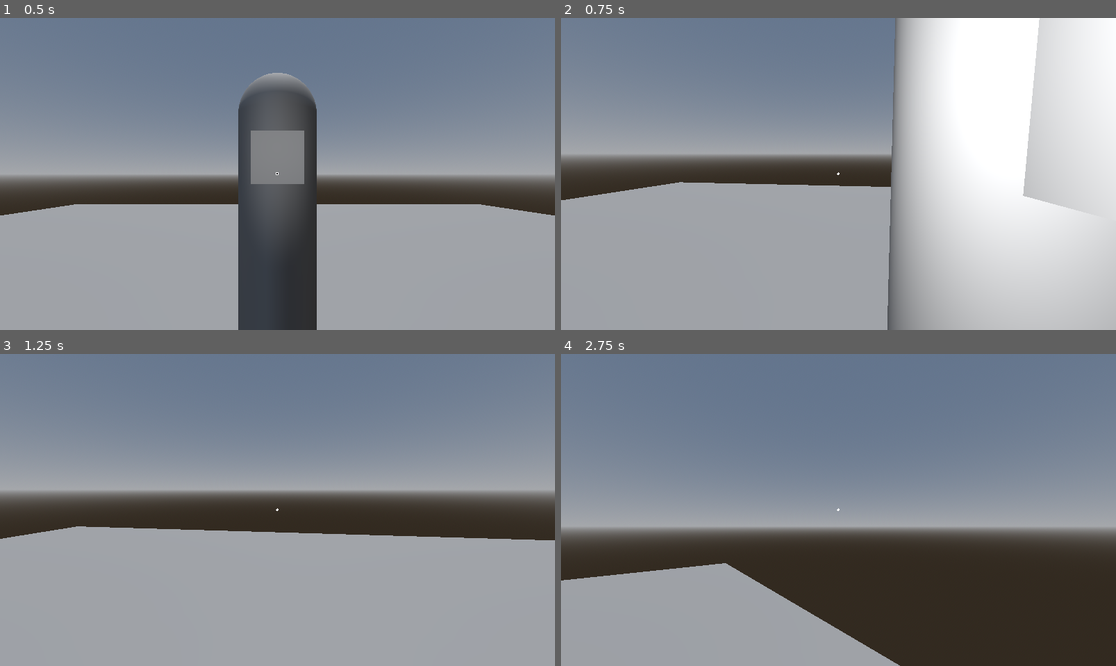
Above: before the commit, frames 1-4 (two rows, left to right).
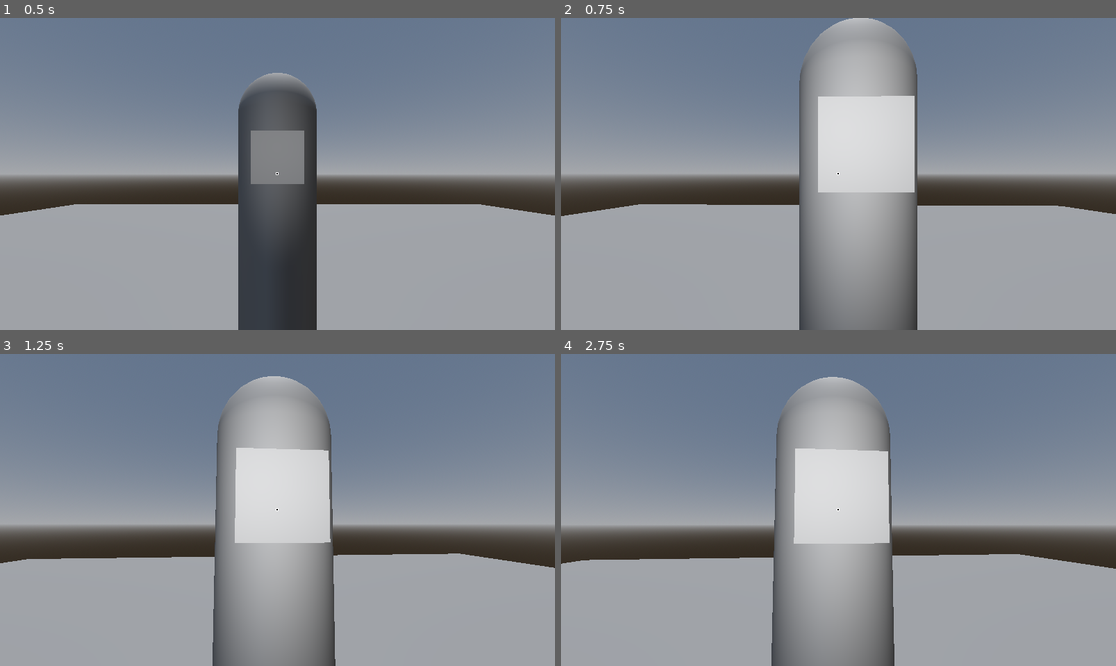
Above: after the commit, the same moments.

Repository: derpen/Godot-Dialogue-System
Game: Godot game, scene res://scene/main.tscn
Same seed, same stepped clock (60 frames per second), same inputs: the game is played once before the commit and once after it.
Inputs (mouse positions are in pixels of both pictures, inside the frame that each line leads up to):
- Up to frame 1 (0.5 s): no input
- Up to frame 2 (0.75 s): tap Enter at 0.5 s; move the mouse to (832, 180) at 0.52 s; hold W (move_forward) from 0.53 s (still down); click (832, 180) at 0.6 s
- Up to frame 3 (1.25 s): keep holding W (move_forward)
- Up to frame 4 (2.75 s): keep holding W (move_forward); move the mouse to (877, 513) at 1.27 s; click (877, 513) at 1.35 s; move the mouse to (794, 506) at 2.02 s; tap Q at 2.1 s; click (794, 506) at 2.3 s

Frame 1 is identical in both runs. In frame 2, 57% of the frame differs, in the area x 0-100%, y 0-100%; in frame 3, 33%; in frame 4, 33%.
Error before the commit: Parse Error: Could not find type "Action" in the current scope. (res://interactable/interactable.gd:32)
Error after the commit: Invalid access to property or key 'dialogues' on a base object of type 'Node (Interactable)'. (res://player/interact_handler.gd:79)

Commit message:
Cleaning up before moving on to actually implementing the Interaction system

Diff:
--- a/interactable/chair.tscn
+++ b/interactable/chair.tscn
@@ -1,7 +1,87 @@
-[gd_scene load_steps=5 format=3 uid="uid://dgwydnjkbagj5"]
+[gd_scene load_steps=6 format=3 uid="uid://dgwydnjkbagj5"]
 
 [ext_resource type="PackedScene" uid="uid://b55ybw77u563" path="res://interactable/interactable.tscn" id="1_cpyd4"]
 [ext_resource type="PackedScene" uid="uid://t5x38d5w0gmf" path="res://interactable/interactable_action.tscn" id="2_btrd3"]
+
+[sub_resource type="GDScript" id="GDScript_btrd3"]
+script/source = "@tool
+class_name PossibleActions extends Resource
+
+enum ACTION_TYPE { NORMAL_DIALOGUE, CHOICE, ITEM }
+
+@export var action_type : ACTION_TYPE:
+	set(new_action_type):
+		action_type = new_action_type ## Needed?
+		notify_property_list_changed()
+
+
+var dialogues : Array[String]
+
+## Choice related
+## key would be choices, value would be the next Action to call
+## key would be shown as label for Choice Buttons in Player.tscn
+var choices : Dictionary[String, PossibleActions]
+
+
+## Item related
+## Will always check before giving
+## if item already given, move on to the next action (if any)
+var item_to_check : String
+var item_to_give : String
+var dialogues_item_check_fail : Array[String]
+var dialogues_item_check_success : Array[String]
+
+var has_given_item : bool = false ## If item given already, will just skip this
+
+
+## Conditional export voodoo (why tf is this so complicated)
+func _get_property_list():
+	if Engine.is_editor_hint():
+		var ret : Array[Dictionary] = []
+		if action_type == ACTION_TYPE.NORMAL_DIALOGUE:
+			ret.append({
+				\"name\": &\"dialogues\",
+				\"type\": TYPE_ARRAY,
+				\"hint_string\" : \"%d/%d:\" % [TYPE_STRING, PROPERTY_HINT_MULTILINE_TEXT],
+				\"usage\": PROPERTY_USAGE_EDITOR | PROPERTY_USAGE_STORAGE | PROPERTY_USAGE_SCRIPT_VARIABLE
+			})
+
+		if action_type == ACTION_TYPE.CHOICE:
+			ret.append({
+				\"name\": &\"choices\",
+				\"type\": TYPE_DICTIONARY,
+				\"hint\": PROPERTY_HINT_DICTIONARY_TYPE,
+				# \"hint_string\" : \"4:;24/17:PossibleActions\", ## Same thing as below, this one is just less readable
+				\"hint_string\" : \"%d:;%d/%d:PossibleActions\" % [TYPE_STRING, TYPE_OBJECT, PROPERTY_HINT_RESOURCE_TYPE],
+				\"usage\": PROPERTY_USAGE_EDITOR | PROPERTY_USAGE_STORAGE | PROPERTY_USAGE_SCRIPT_VARIABLE
+			})
+
+		if action_type == ACTION_TYPE.ITEM:
+			ret.append({
+				\"name\": &\"item_to_check\",
+				\"type\": TYPE_STRING,
+				\"usage\": PROPERTY_USAGE_DEFAULT,
+			})
+			ret.append({
+				\"name\": &\"item_to_give\",
+				\"type\": TYPE_STRING,
+				\"usage\": PROPERTY_USAGE_DEFAULT,
+			})
+			ret.append({
+				\"name\": &\"dialogues_item_check_fail\",
+				\"type\": TYPE_ARRAY,
+				\"hint_string\" : \"%d/%d:\" % [TYPE_STRING, PROPERTY_HINT_MULTILINE_TEXT],
+				\"usage\": PROPERTY_USAGE_EDITOR | PROPERTY_USAGE_STORAGE | PROPERTY_USAGE_SCRIPT_VARIABLE
+			})
+			ret.append({
+				\"name\": &\"dialogues_item_check_success\",
+				\"type\": TYPE_ARRAY,
+				\"hint_string\" : \"%d/%d:\" % [TYPE_STRING, PROPERTY_HINT_MULTILINE_TEXT],
+				\"usage\": PROPERTY_USAGE_EDITOR | PROPERTY_USAGE_STORAGE | PROPERTY_USAGE_SCRIPT_VARIABLE
+			})
+
+		return ret
+"
 
 [sub_resource type="BoxShape3D" id="BoxShape3D_ljj7u"]
 
@@ -15,7 +95,8 @@
 focus_target = NodePath("../FocusTarget")
 
 [node name="InteractableAction" parent="Interactable" instance=ExtResource("2_btrd3")]
-dialogues = Array[String]([])
+action_type = 1
+choices = Dictionary[String, SubResource("GDScript_btrd3")]({})
 
 [node name="CollisionShape3D" type="CollisionShape3D" parent="."]
 transform = Transform3D(1, 0, 0, 0, 1, 0, 0, 0, 1, 0, 0.5, 0)
--- a/interactable/interactable.gd
+++ b/interactable/interactable.gd
@@ -29,7 +29,7 @@
 
 func _start_interact() -> void:
 	for child in get_children():
-		if child is Action:
+		if child is InteractableAction:
 			is_being_interacted = true ## TODO: Turn this off later
 			child._start_action()
 
@@ -45,7 +45,7 @@
 	var warnings : PackedStringArray = []
 	var found_action : bool = false
 	for child in get_children():
-		if child is Action:
+		if child is InteractableAction:
 			found_action = true
 			break
 
--- a/interactable/interactable_action.gd
+++ b/interactable/interactable_action.gd
@@ -19,7 +19,7 @@
 ## Choice related
 ## key would be choices, value would be the next Action to call
 ## key would be shown as label for Choice Buttons in Player.tscn
-var choices : Dictionary[String, PossibleActions]
+var choices : Dictionary[String, InteractableAction]
 
 
 ## Item related
--- a/interactable/interactable_possible_actions.gd
+++ /dev/null
@@ -1,77 +0,0 @@
-@tool
-class_name PossibleActions extends Resource
-
-enum ACTION_TYPE { NORMAL_DIALOGUE, CHOICE, ITEM }
-
-@export var action_type : ACTION_TYPE:
-	set(new_action_type):
-		action_type = new_action_type ## Needed?
-		notify_property_list_changed()
-
-
-var dialogues : Array[String]
-
-## Choice related
-## key would be choices, value would be the next Action to call
-## key would be shown as label for Choice Buttons in Player.tscn
-var choices : Dictionary[String, PossibleActions]
-
-
-## Item related
-## Will always check before giving
-## if item already given, move on to the next action (if any)
-var item_to_check : String
-var item_to_give : String
-var dialogues_item_check_fail : Array[String]
-var dialogues_item_check_success : Array[String]
-
-var has_given_item : bool = false ## If item given already, will just skip this
-
-
-## Conditional export voodoo (why tf is this so complicated)
-func _get_property_list():
-	if Engine.is_editor_hint():
-		var ret : Array[Dictionary] = []
-		if action_type == ACTION_TYPE.NORMAL_DIALOGUE:
-			ret.append({
-				"name": &"dialogues",
-				"type": TYPE_ARRAY,
-				"hint_string" : "%d/%d:" % [TYPE_STRING, PROPERTY_HINT_MULTILINE_TEXT],
-				"usage": PROPERTY_USAGE_EDITOR | PROPERTY_USAGE_STORAGE | PROPERTY_USAGE_SCRIPT_VARIABLE
-			})
-
-		if action_type == ACTION_TYPE.CHOICE:
-			ret.append({
-				"name": &"choices",
-				"type": TYPE_DICTIONARY,
-				"hint": PROPERTY_HINT_DICTIONARY_TYPE,
-				# "hint_string" : "4:;24/17:PossibleActions", ## Same thing as below, this one is just less readable
-				"hint_string" : "%d:;%d/%d:PossibleActions" % [TYPE_STRING, TYPE_OBJECT, PROPERTY_HINT_RESOURCE_TYPE],
-				"usage": PROPERTY_USAGE_EDITOR | PROPERTY_USAGE_STORAGE | PROPERTY_USAGE_SCRIPT_VARIABLE
-			})
-
-		if action_type == ACTION_TYPE.ITEM:
-			ret.append({
-				"name": &"item_to_check",
-				"type": TYPE_STRING,
-				"usage": PROPERTY_USAGE_DEFAULT,
-			})
-			ret.append({
-				"name": &"item_to_give",
-				"type": TYPE_STRING,
-				"usage": PROPERTY_USAGE_DEFAULT,
-			})
-			ret.append({
-				"name": &"dialogues_item_check_fail",
-				"type": TYPE_ARRAY,
-				"hint_string" : "%d/%d:" % [TYPE_STRING, PROPERTY_HINT_MULTILINE_TEXT],
-				"usage": PROPERTY_USAGE_EDITOR | PROPERTY_USAGE_STORAGE | PROPERTY_USAGE_SCRIPT_VARIABLE
-			})
-			ret.append({
-				"name": &"dialogues_item_check_success",
-				"type": TYPE_ARRAY,
-				"hint_string" : "%d/%d:" % [TYPE_STRING, PROPERTY_HINT_MULTILINE_TEXT],
-				"usage": PROPERTY_USAGE_EDITOR | PROPERTY_USAGE_STORAGE | PROPERTY_USAGE_SCRIPT_VARIABLE
-			})
-
-		return ret
--- a/interactable/interactable_possible_actions.tres
+++ /dev/null
@@ -1,11 +0,0 @@
-[gd_resource type="Resource" script_class="PossibleActions" load_steps=2 format=3 uid="uid://p1x1imc860vi"]
-
-[ext_resource type="Script" uid="uid://bdpgpx7oexurt" path="res://interactable/interactable_possible_actions.gd" id="1_ihqni"]
-
-[resource]
-script = ExtResource("1_ihqni")
-action_type = 0
-dialogues = Array[String]([])
-choices = Dictionary[String, String]({})
-item_to_check = ""
-item_to_give = ""
--- a/interactable/npc_test_item_giver.tscn
+++ b/interactable/npc_test_item_giver.tscn
@@ -1,17 +1,7 @@
-[gd_scene load_steps=8 format=3 uid="uid://bjkr0ao1woxql"]
+[gd_scene load_steps=6 format=3 uid="uid://bjkr0ao1woxql"]
 
 [ext_resource type="PackedScene" uid="uid://b55ybw77u563" path="res://interactable/interactable.tscn" id="2_4ea8n"]
 [ext_resource type="PackedScene" uid="uid://t5x38d5w0gmf" path="res://interactable/interactable_action.tscn" id="2_d018b"]
-[ext_resource type="Script" uid="uid://bdpgpx7oexurt" path="res://interactable/interactable_possible_actions.gd" id="3_d018b"]
-
-[sub_resource type="Resource" id="Resource_d2ruh"]
-script = ExtResource("3_d018b")
-action_type = 0
-dialogues = Array[String]([])
-choices = Dictionary[String, String]({})
-item_to_check = ""
-item_to_give = ""
-metadata/_custom_type_script = "uid://bdpgpx7oexurt"
 
 [sub_resource type="CapsuleShape3D" id="CapsuleShape3D_i76gx"]
 radius = 0.2
@@ -30,7 +20,8 @@
 focus_target = NodePath("../CollisionShape3D/head/FocusTarget")
 
 [node name="FirstTalking" parent="Interactable" instance=ExtResource("2_d018b")]
-current_action = SubResource("Resource_d2ruh")
+action_type = null
+dialogues = null
 
 [node name="CollisionShape3D" type="CollisionShape3D" parent="."]
 transform = Transform3D(1, 0, 0, 0, 1, 0, 0, 0, 1, 0, 1, 0)
--- a/interactable/npc_test_item_receiver.tscn
+++ b/interactable/npc_test_item_receiver.tscn
@@ -20,6 +20,8 @@
 focus_target = NodePath("../CollisionShape3D/head/FocusTarget")
 
 [node name="InteractableAction" parent="Interactable" instance=ExtResource("2_x4tgo")]
+action_type = null
+dialogues = null
 
 [node name="CollisionShape3D" type="CollisionShape3D" parent="."]
 transform = Transform3D(1, 0, 0, 0, 1, 0, 0, 0, 1, 0, 1, 0)
Not shown, removed: interactable/interactable_possible_actions.gd.uid
